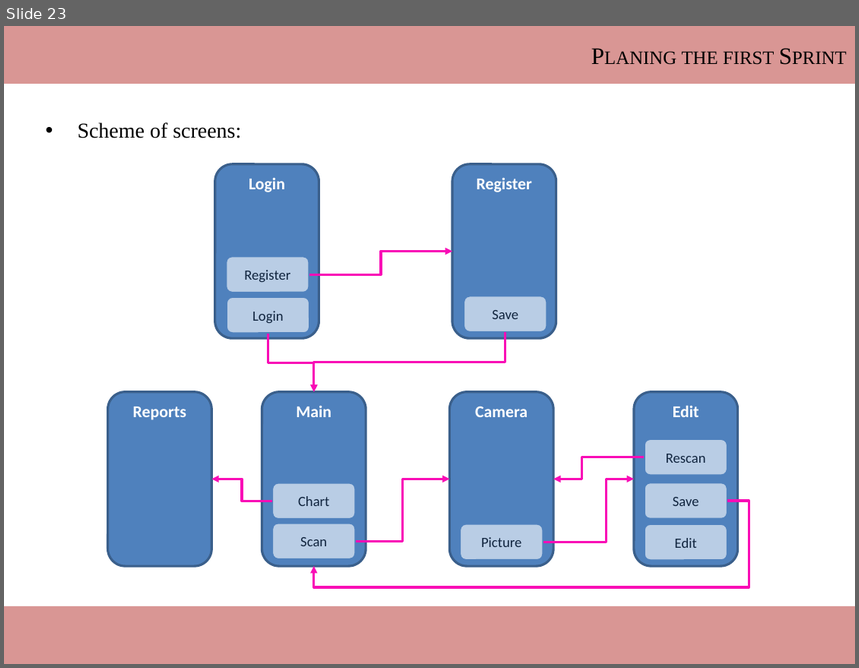
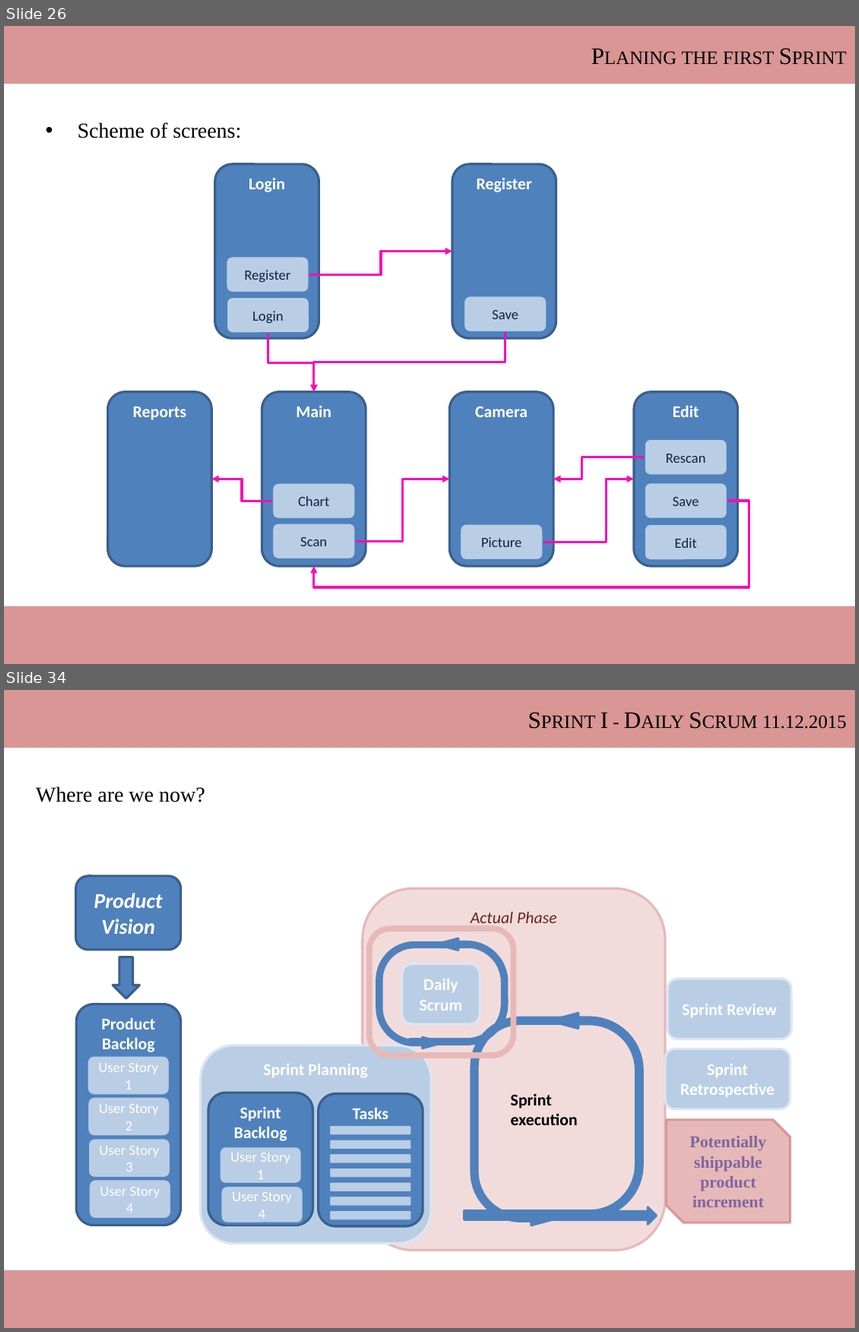
Before and after one commit to ThomasRoehl/ShopAdmin, a slide deck: Dokumentation/ShopAdmin_slidecollection.pptx. Shown one above the other, each under a label of ours: slide 23 before the commit, slides 26 and 34 after it; the slides between them are not shown. The pictures are 859x668 and 859x1332 pixels, drawn with LibreOffice and Linux fonts; fonts in the diff are those of the drawing. Boxes give left, top, right and bottom in pixels: in the first picture for what was removed or moved away, otherwise in the second. Text is boxed around its words. In the diff, an @@ line names an element or a change of style, - is before the commit and + after.

Commit message:
Updated Doku after Review

```diff
--- a/Dokumentation/ShopAdmin_slidecollection.pptx
+++ b/Dokumentation/ShopAdmin_slidecollection.pptx
@@ slide 34 added at [4,690,855,1328], background #FFFFFF @@
@@ rectangle added at [4,690,855,748], fill #D99694, 20 pt, text #000000, small capitals @@
+Sprint I - Daily Scrum 11.12.2015
@@ text added at [36,787,205,802], 18 pt, text #000000 @@
+Where are we now?
@@ rounded rectangle added at [75,876,180,951], fill #4F81BD, outline #3A5F8C 2 pt, 18 pt, text #FFFFFF, bold, italic @@
+Product Vision
@@ rounded rectangle added at [363,888,665,1250], fill #F2DCDB, outline #E6B9B8 2 pt, 14 pt, text #632523, italic @@
+Actual Phase
@@ rounded rectangle added at [369,929,513,1056], outline #E6B9B8 5 pt @@
@@ down arrow added at [113,958,139,999], fill #4F81BD, outline #3A5F8C 2 pt @@
@@ group added at [377,939,657,1226]: 4 uturn arrows, 1 notched right arrow, 1 rectangle, 1 text @@
+Sprint
+execution
@@ rounded rectangle added at [402,964,480,1024], fill #B9CDE5, outline #DCE6F2 2 pt, 14 pt, text #FFFFFF, bold @@
+Daily Scrum
@@ rounded rectangle added at [668,979,791,1039], fill #B9CDE5, outline #DCE6F2 2 pt, 14 pt, text #FFFFFF, bold @@
+Sprint Review
@@ rounded rectangle added at [201,1046,431,1244], fill #B9CDE5, outline #DCE6F2 2 pt, 14 pt, text #FFFFFF, bold @@
+Sprint Planning
@@ rounded rectangle added at [665,1049,791,1110], fill #B9CDE5, outline #DCE6F2 2 pt, 14 pt, text #FFFFFF, bold @@
+Sprint
+Retrospective
@@ rounded rectangle added at [208,1093,313,1225], fill #4F81BD, outline #3A5F8C 2 pt, 14 pt, text #FFFFFF, bold @@
+Sprint Backlog
@@ snip diag rect added at [666,1120,790,1223], fill #E6B9B8, outline #D99694 2 pt, 14 pt, text #8064A2, bold @@
+Potentially shippable product increment
@@ rounded rectangle added at [219,1146,303,1184], fill #B9CDE5, outline #4F81BD 2 pt, 12 pt, text #FFFFFF @@
+User Story 1
@@ group added at [76,1004,181,1225]: 5 rounded rectangles @@
+Product Backlog
+User Story 1
+User Story 2
+User Story 3
+User Story 4
@@ rounded rectangle added at [220,1186,303,1224], fill #B9CDE5, outline #4F81BD 2 pt, 12 pt, text #FFFFFF @@
+User Story 4
@@ group added at [318,1094,423,1227]: 8 rounded rectangles @@
+Tasks
@@ rectangle added at [4,1271,855,1328], fill #D99694 @@
@@ what was slide 23 is now slide 26 @@
```
Also in this commit, not shown: 12 slides changed, 9 other slides added, 2 other files.
